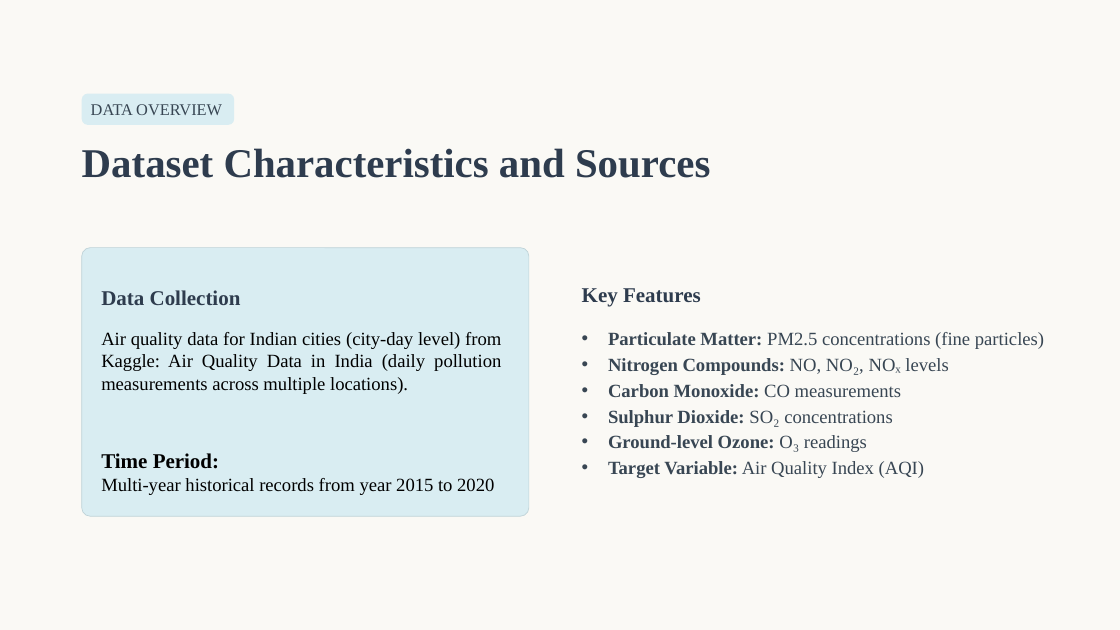
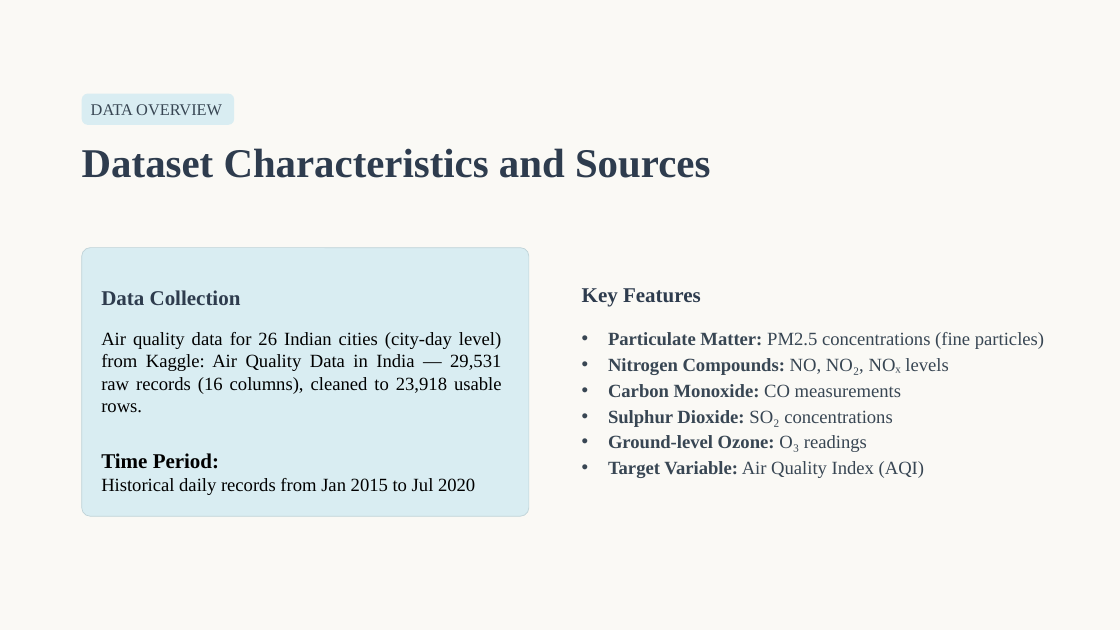
Before and after one commit to ishaangupta122/aqi-system, a slide deck: slide 4 of documents/aqi_ppt.pptx. Drawn at 1120x630 pixels with LibreOffice and Linux fonts; fonts in the diff are those of the drawing. Boxes give left, top, right and bottom in pixels: in the first picture for what was removed or moved away, otherwise in the second. Text is boxed around its words. In the diff, an @@ line names an element or a change of style, - is before the commit and + after.

```diff
--- a/documents/aqi_ppt.pptx
+++ b/documents/aqi_ppt.pptx
@@ text at (x1=101, y1=332, x2=502, y2=413): text changed @@
-Air quality data for Indian cities (city-day level) from Kaggle: Air Quality Data in India (daily pollution measurements across multiple locations).
+Air quality data for 26 Indian cities (city-day level) from Kaggle: Air Quality Data in India — 29,531 raw records (16 columns), cleaned to 23,918 usable rows.
@@ text at (x1=101, y1=478, x2=475, y2=495): text changed @@
-Multi-year historical records from year 2015 to 2020
+Historical daily records from Jan 2015 to Jul 2020
```
Also in this commit, not shown: 7 other slides changed, 3 other files.
